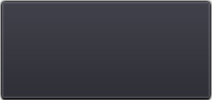
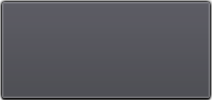
Revision of a layered 212px x 100px image; what changed, layer by layer:
added layer "Disabled" above "Normal" over [2, 2, 210, 98]
renamed "Rounded Rectangle 1" to "Normal", hid it over [2, 2, 210, 98]
